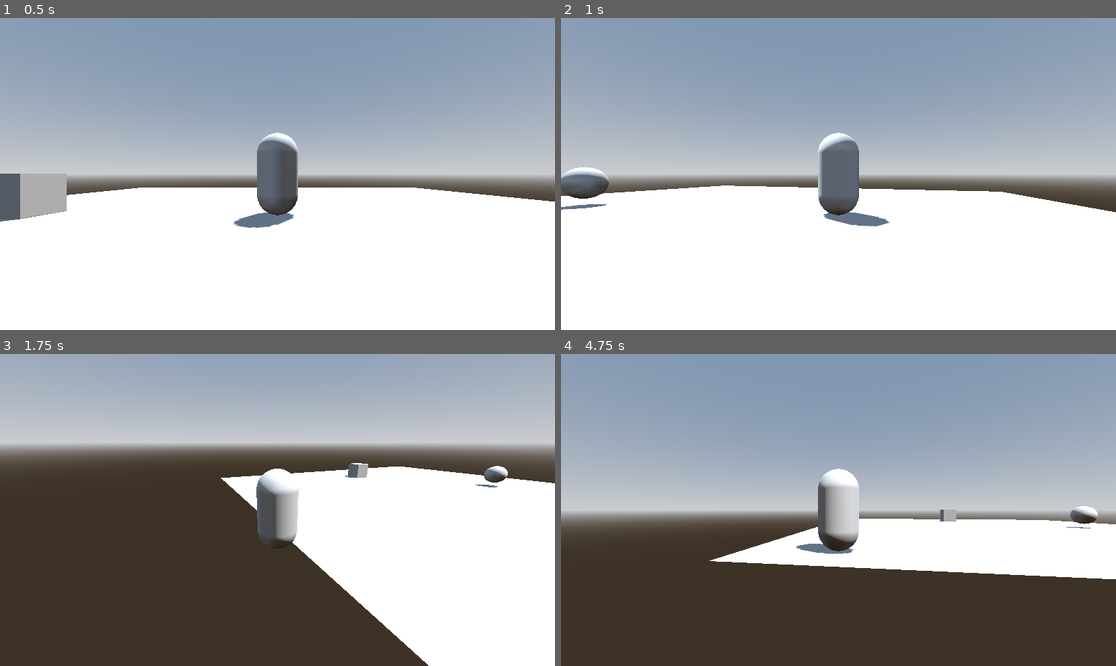
Above: before the commit, frames 1-4 (two rows, left to right).
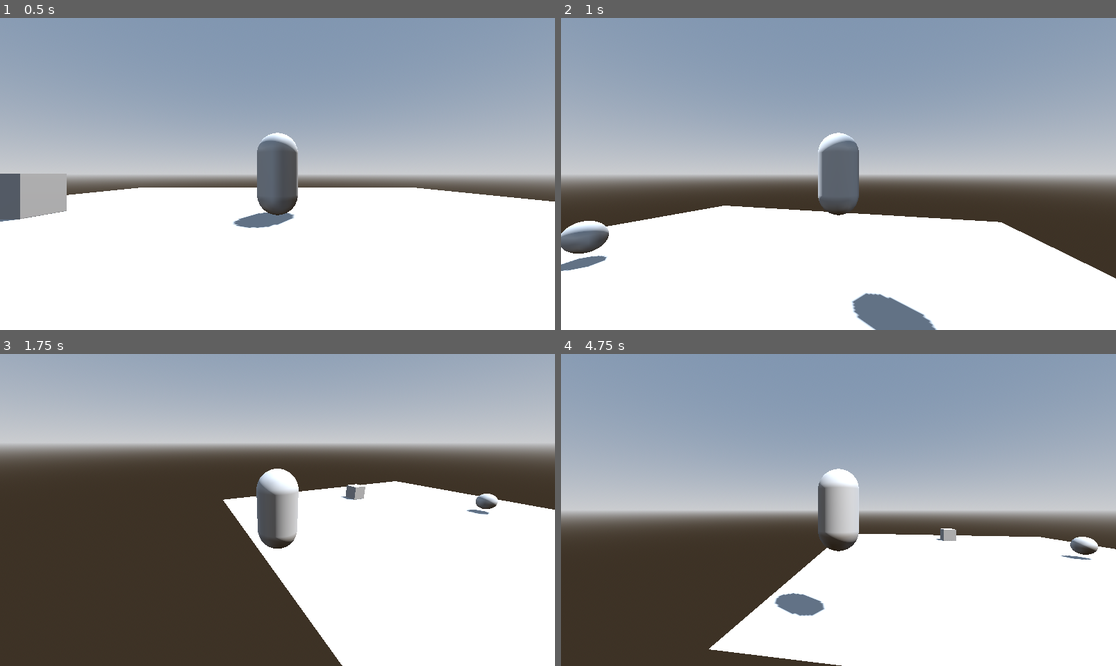
Above: after the commit, the same moments.

Repository: rCotche/kenneyjam25
Game: Godot game, scene res://scenes/naze_land.tscn
Same seed, same stepped clock (60 frames per second), same inputs: the game is played once before the commit and once after it.
Inputs (mouse positions are in pixels of both pictures, inside the frame that each line leads up to):
- Up to frame 1 (0.5 s): no input
- Up to frame 2 (1 s): tap Enter at 0.5 s; move the mouse to (960, 158) at 0.52 s; hold Right (droite) from 0.53 s (still down); tap E (damage) at 0.6 s; tap Space (saut) at 0.77 s; tap Q (heal) at 0.8 s
- Up to frame 3 (1.75 s): tap Space (saut) at 1.07, 1.52 s; move the mouse to (166, 525) at 1.27 s; release Right (droite) at 1.28 s; hold Left (gauche) from 1.28 s (still down); tap Q (heal) at 1.35 s; tap P (pick) at 1.55 s
- Up to frame 4 (4.75 s): tap Space (saut) at 1.82, 2.3, 2.85, 3.02, 3.32, 3.77, 4.07, 4.52 s; move the mouse to (894, 441) at 2.02 s; release Left (gauche) at 2.03 s; hold Right (droite) 2.03-2.78 s; tap P (pick) at 2.1, 4.55 s; move the mouse to (810, 572) at 2.77 s; hold Up (avancer) 2.78-3.53 s; tap E (damage) at 3.05, 3.6 s; move the mouse to (1005, 556) at 3.52 s; hold Left (gauche) from 3.53 s (still down); tap Q (heal) at 3.8, 4.35 s; move the mouse to (672, 463) at 4.27 s

Frame 1 is identical in both runs. In frame 2, 12% of the frame differs, in the area x 0-100%, y 47-100%; in frame 3, 8.5%; in frame 4, 24%, in the area x 26-100%, y 48-100%.

Commit message:
abilities added

Diff:
--- a/scenes/health_component.gd
+++ b/scenes/health_component.gd
@@ -1,12 +1,3 @@
 extends Node3D
 
 @export var health : float
-
-# Called when the node enters the scene tree for the first time.
-func _ready() -> void:
-	pass # Replace with function body.
-
-
-# Called every frame. 'delta' is the elapsed time since the previous frame.
-func _process(delta: float) -> void:
-	pass
--- a/scenes/player.gd
+++ b/scenes/player.gd
@@ -4,6 +4,15 @@
 var movement_input := Vector2.ZERO
 @export var speed_movement : float = 5.0
 @export var max_speed_movement : float = 10.0
+#jump
+@export var jump_height : float = 2.25
+@export var jump_time_to_peak : float = 0.4
+@export var jump_time_to_descent : float = 0.3
+
+@onready var jump_velocity : float = ((2.0 * jump_height) / jump_time_to_peak) * -1.0
+@onready var jump_gravity : float = ((-2.0 * jump_height) / (jump_time_to_peak * jump_time_to_peak)) * -1.0
+@onready var fall_gravity : float = ((-2.0 * jump_height) / (jump_time_to_descent * jump_time_to_descent)) * -1.0
+# source: https://youtu.be/IOe1aGY6hXA?feature=shared
 
 #CAMERA
 @onready var camera = $CameraController/Camera3D
@@ -17,8 +26,10 @@
 	pass
 
 func _physics_process(delta: float) -> void:
-	#
+	#ACTION
 	movement(delta)
+	jump(delta)
+	abilities()
 	#OBLIGATOIRE pour bouger
 	move_and_slide()
 
@@ -48,11 +59,26 @@
 		velocity.x = velocity_2d.x
 		velocity.z = velocity_2d.y
 
+func jump(delta: float) -> void:
+	if is_on_floor():
+		if Input.is_action_just_pressed("saut"):
+			velocity.y = -jump_velocity
+	var gravity = jump_gravity if velocity.y > 0.0 else fall_gravity
+	velocity.y -= gravity * delta
+
+func abilities() -> void:
+	interact_ability()
+	heal_ability()
+	damage_ability()
+
 func interact_ability() -> void :
-	pass
+	if Input.is_action_just_pressed("pick"):
+		print("player pick")
 
 func heal_ability() -> void :
-	pass
+	if Input.is_action_just_pressed("heal"):
+		print("player heal")
 
 func damage_ability() -> void :
-	pass
+	if Input.is_action_just_pressed("damage"):
+		print("player damage")
